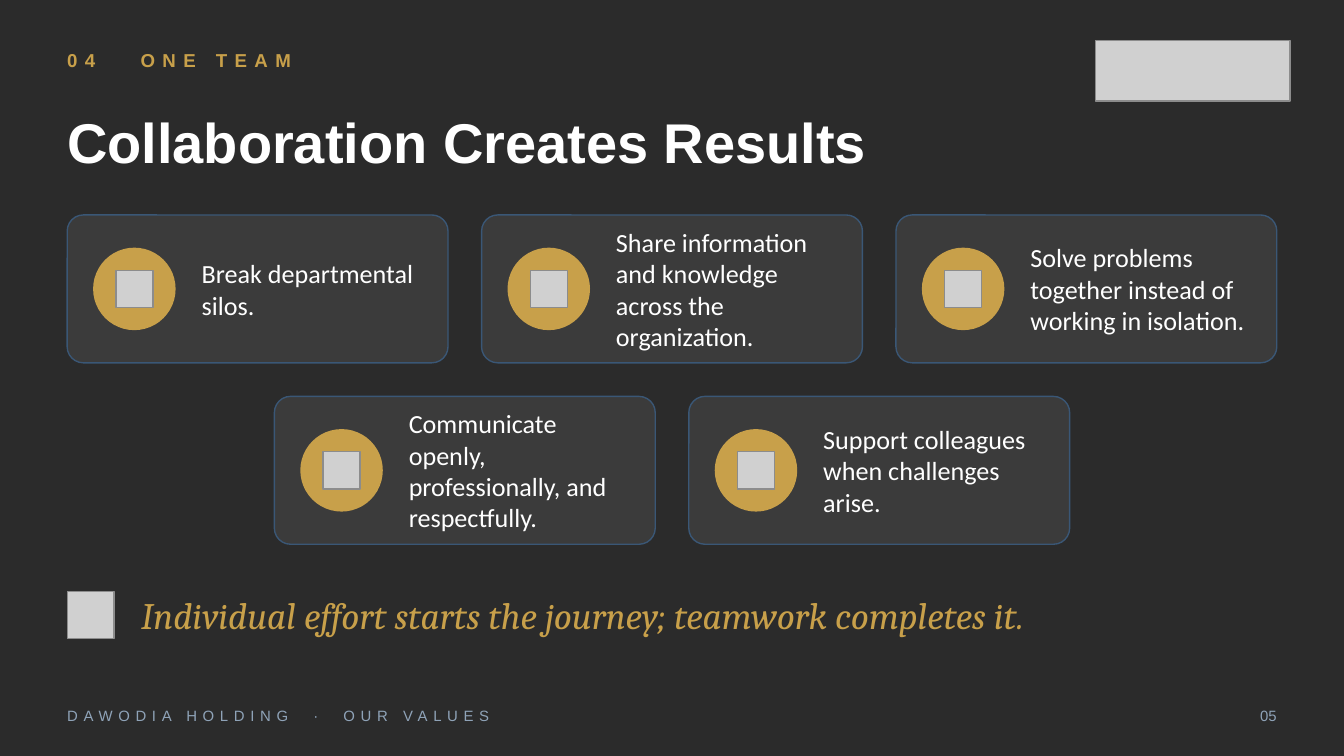
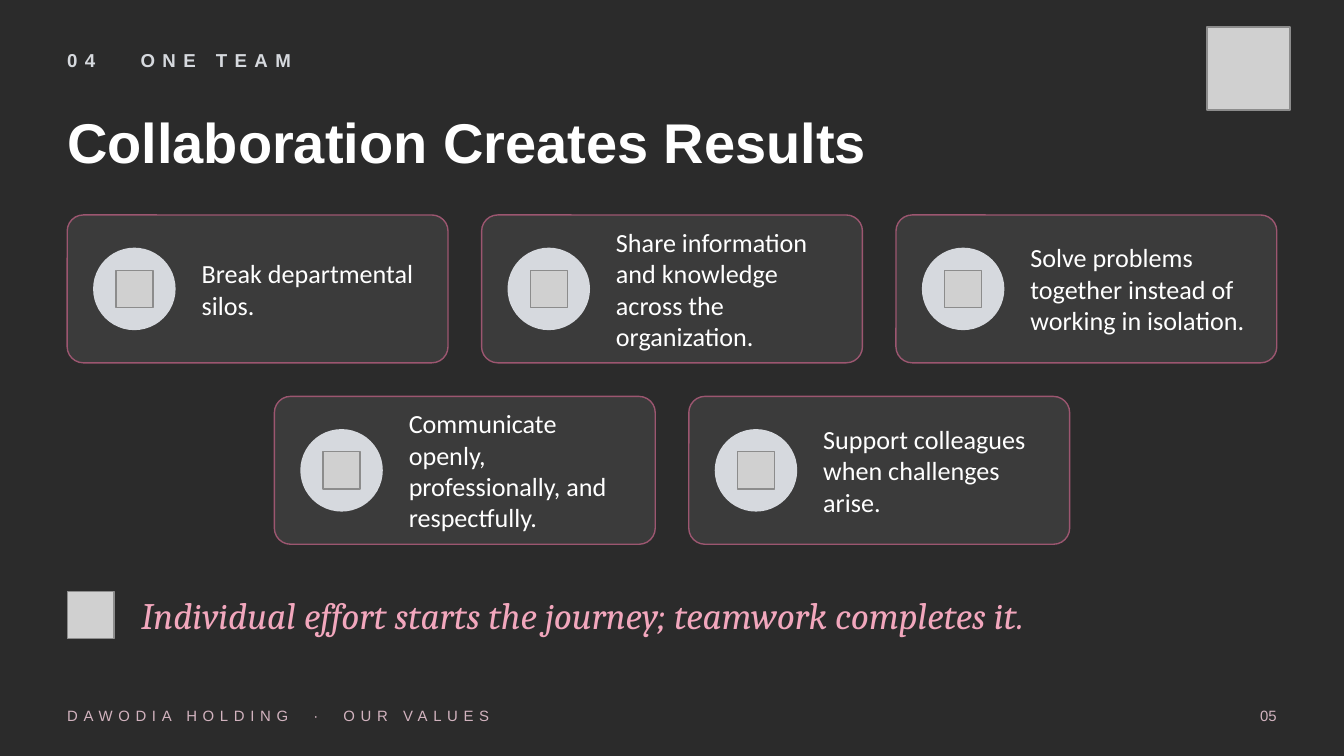
Before and after one commit to Fazmeershan/testgithub, a slide deck: slide 5 of presentation/Dawodia_Holding_Our_Values.pptx. Drawn at 1344x756 pixels with LibreOffice and Linux fonts; fonts in the diff are those of the drawing; grey boxes stand for pictures; background and template pictures are left out; a plain dark background stands for a picture behind light text. Boxes give left, top, right and bottom in pixels: in the first picture for what was removed or moved away, otherwise in the second. Text is boxed around its words. In the diff, an @@ line names an element or a change of style, - is before the commit and + after.

```diff
--- a/presentation/Dawodia_Holding_Our_Values.pptx
+++ b/presentation/Dawodia_Holding_Our_Values.pptx
@@ picture: place and size @@
-picture at box(1095, 40, 1290, 101)
+picture at box(1207, 27, 1290, 110)
@@ text "04 ONE TEAM" at box(67, 54, 291, 67): text colour #C8A04A to #D6D9DE @@
@@ outline #3A5776 0.75 pt to #9C5670 0.75 pt in 5 elements at box(67, 215, 448, 363), box(481, 215, 862, 363), box(896, 215, 1277, 363), box(274, 396, 655, 544), box(688, 396, 1068, 544) @@
@@ fill #C8A04A to #D6D9DE; outline #C8A04A 1 pt to #D6D9DE 1 pt in 5 elements at box(94, 249, 175, 329), box(508, 249, 589, 329), box(923, 249, 1004, 329), box(301, 430, 382, 511), box(716, 430, 797, 511) @@
@@ text "Individual effort starts the journey; ..." at box(141, 603, 1024, 637): text colour #C8A04A to #F2A7BD @@
@@ text "DAWODIA HOLDING · OUR VALUES" at box(67, 710, 489, 721): text colour #8FA3B8 to #D2B3BF @@
@@ text "05" at box(1260, 710, 1277, 721): text colour #8FA3B8 to #D2B3BF @@
```
Also in this commit, not shown: 8 other slides changed, 6 other files.
